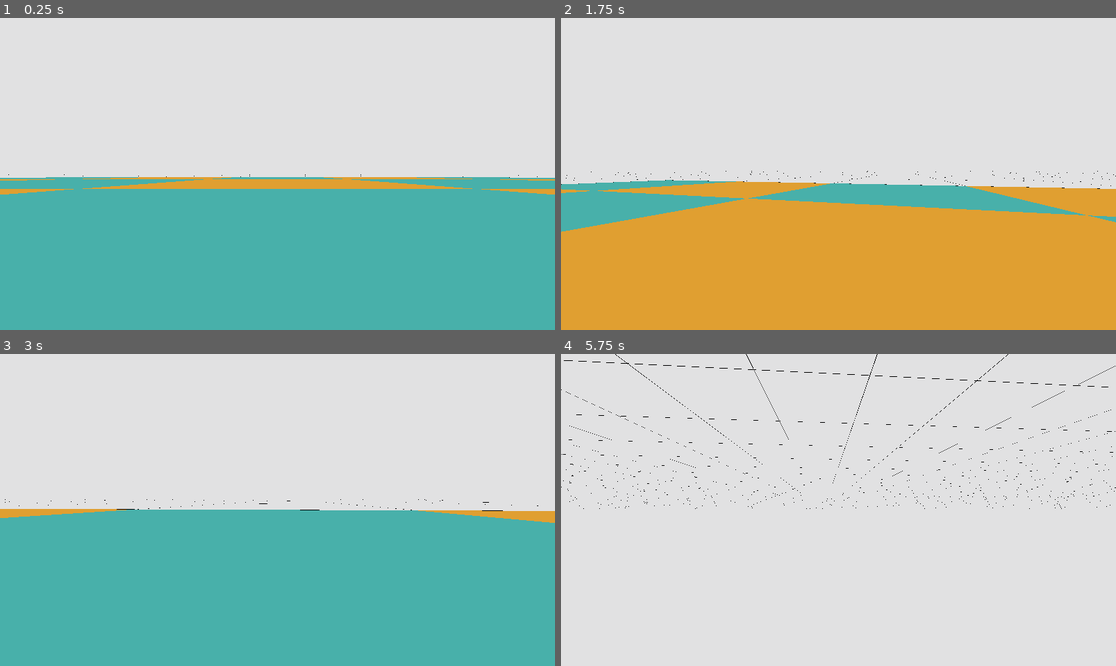
Above: before the commit, frames 1-4 (two rows, left to right).
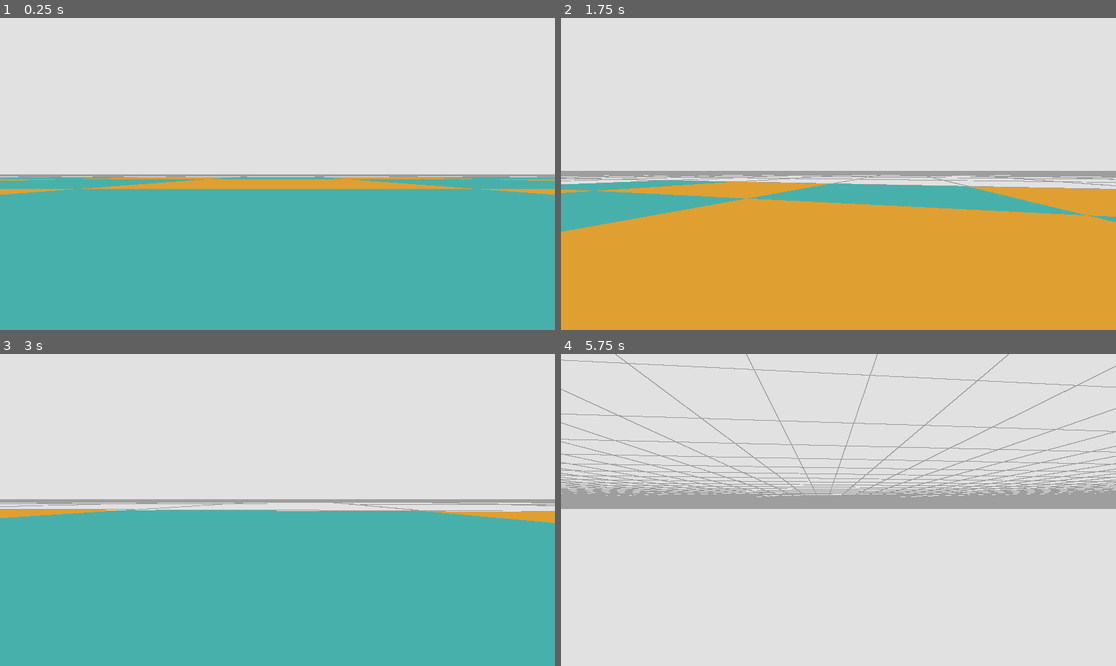
Above: after the commit, the same moments.

Repository: DawoodBhatti/shader-library
Game: Godot game, scene res://test_level/test_level.tscn
Same seed, same stepped clock (60 frames per second), same inputs: the game is played once before the commit and once after it.
Inputs (mouse positions are in pixels of both pictures, inside the frame that each line leads up to):
- Up to frame 1 (0.25 s): no input
- Up to frame 2 (1.75 s): tap Enter at 0.5 s; move the mouse to (866, 174) at 0.52 s; hold Shift (shift) 0.53-1.28 s; hold W (move_forward) from 0.53 s (still down); tap Space (jump) at 0.77, 1.52 s; move the mouse to (810, 174) at 1.27 s; tap Shift (shift) at 1.35 s
- Up to frame 3 (3 s): keep holding W (move_forward); move the mouse to (288, 503) at 2.02 s; hold Shift (shift) 2.03-2.78 s; move the mouse to (271, 516) at 2.77 s; tap Shift (shift) at 2.85 s
- Up to frame 4 (5.75 s): keep holding W (move_forward); tap Space (jump) at 3.02, 3.77, 4.52 s; move the mouse to (877, 513) at 3.52 s; hold Shift (shift) 3.53-4.28 s; move the mouse to (794, 506) at 4.27 s; tap Shift (shift) at 4.35 s; move the mouse to (844, 510) at 5.02 s; hold Shift (shift) from 5.03 s (still down)

The runs differ from the first frame. In frame 1, 0.8% of the frame differs, in the area x 0-100%, y 50-52%; in frame 2, 2.5%; in frame 3, 1.8%; in frame 4, 9.9%, in the area x 0-100%, y 0-50%.

Commit message:
anti alias lines solved

Diff:
--- a/test_level/floor/shaders/chessboard.gdshader
+++ b/test_level/floor/shaders/chessboard.gdshader
@@ -31,7 +31,7 @@
     float y_upper = x_upper;
 
     //grid line width
-    float grid_width = 0.1;
+    float grid_width = 1.1;
 
     vec4 colour;
 
@@ -60,10 +60,19 @@
         //default colour
         colour = vec4(1.0, 1.0, 1.0, 0.0);
 
+        //we use fwidth to solve anti aliasing flicker of grid lines
+        float gx = mod(scaled.x + square_length/2.0, square_length);
+        float gy = mod(scaled.y + square_length/2.0, square_length);
 
-        if((mod(scaled.x + square_length/2.0, square_length) < grid_width || mod(scaled.y + square_length/2.0, square_length) < grid_width)){
-            colour = vec4(0.0, 0.0, 0.0, 1.0);
+        //fwidth takes a distance function and computes the sum of absolute derivatives across neighbours in a 2 by 2 grid
+        //it corresponds to the 'footprint' of a 2d pixel projected into our 3d game space
+        float px = fwidth(scaled.x);
+        float py = fwidth(scaled.y);
+
+        if (gx < px || gy < py) {
+            colour = vec4(0.0, 0.0, 0.0, 0.3);
         }
+
     }
 
     ALBEDO = colour.rgb;
